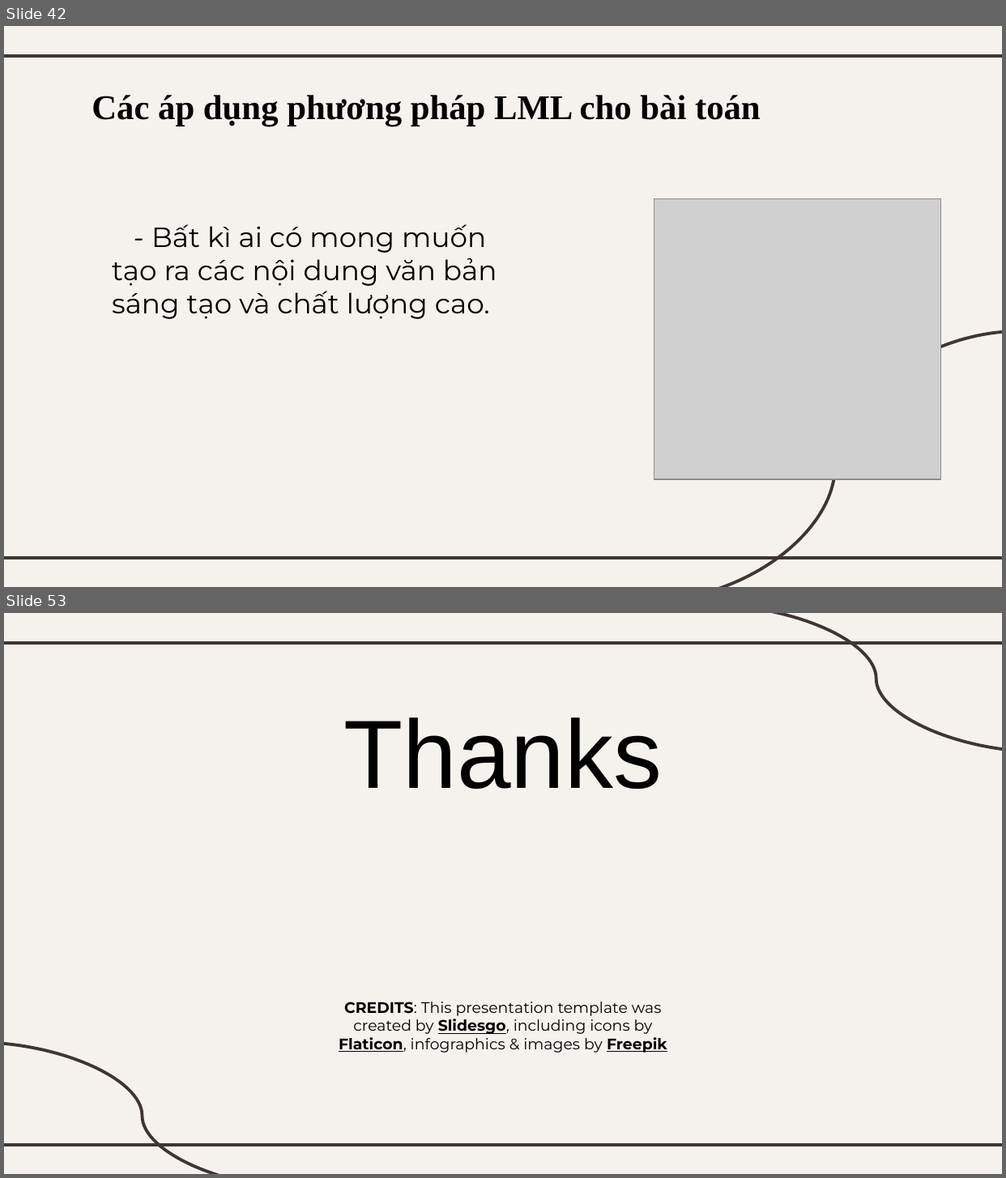
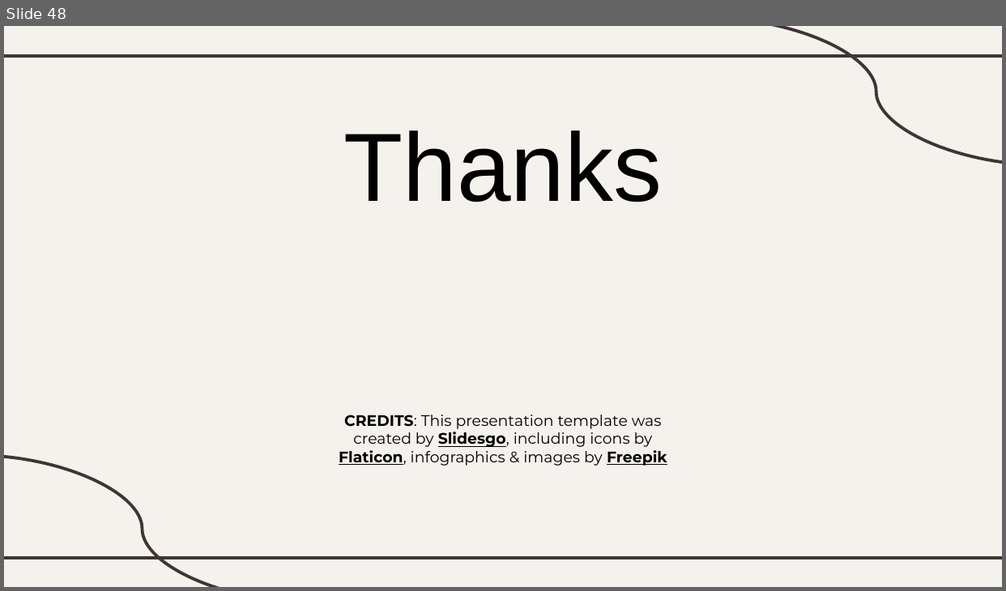
Before and after one commit to serifinal/Lifelong-ML-Naive-Bayes, a slide deck: slide.pptx. Shown one above the other, each under a label of ours: slides 42 and 53 before the commit, slide 48 after it; the slides between them are not shown. The pictures are 1006x1178 and 1006x591 pixels, drawn with LibreOffice and Linux fonts; fonts in the diff are those of the drawing; grey boxes stand for pictures. Boxes give left, top, right and bottom in pixels: in the first picture for what was removed or moved away, otherwise in the second. Text is boxed around its words. In the diff, an @@ line names an element or a change of style, - is before the commit and + after.

```diff
--- a/slide.pptx
+++ b/slide.pptx
@@ slide 42 removed at (4, 26, 1002, 587), background #F5F2EE; not listed: 2 template elements that a slide beside it also shows @@
@@ title removed at (91, 95, 761, 126) @@
-Các áp dụng phương pháp LML cho bài toán
@@ picture removed at (654, 199, 941, 480) @@
@@ subtitle removed at (112, 224, 497, 319) @@
-- Bất kì ai có mong muốn tạo ra các nội dung văn bản sáng tạo và chất lượng cao.
@@ curved line removed from (1002, 331) to (650, 587) @@
@@ what was slide 53 is now slide 48 @@
```
Also in this commit, not shown: 10 slides changed, 9 slides added, 13 other slides removed, 1 other file.
